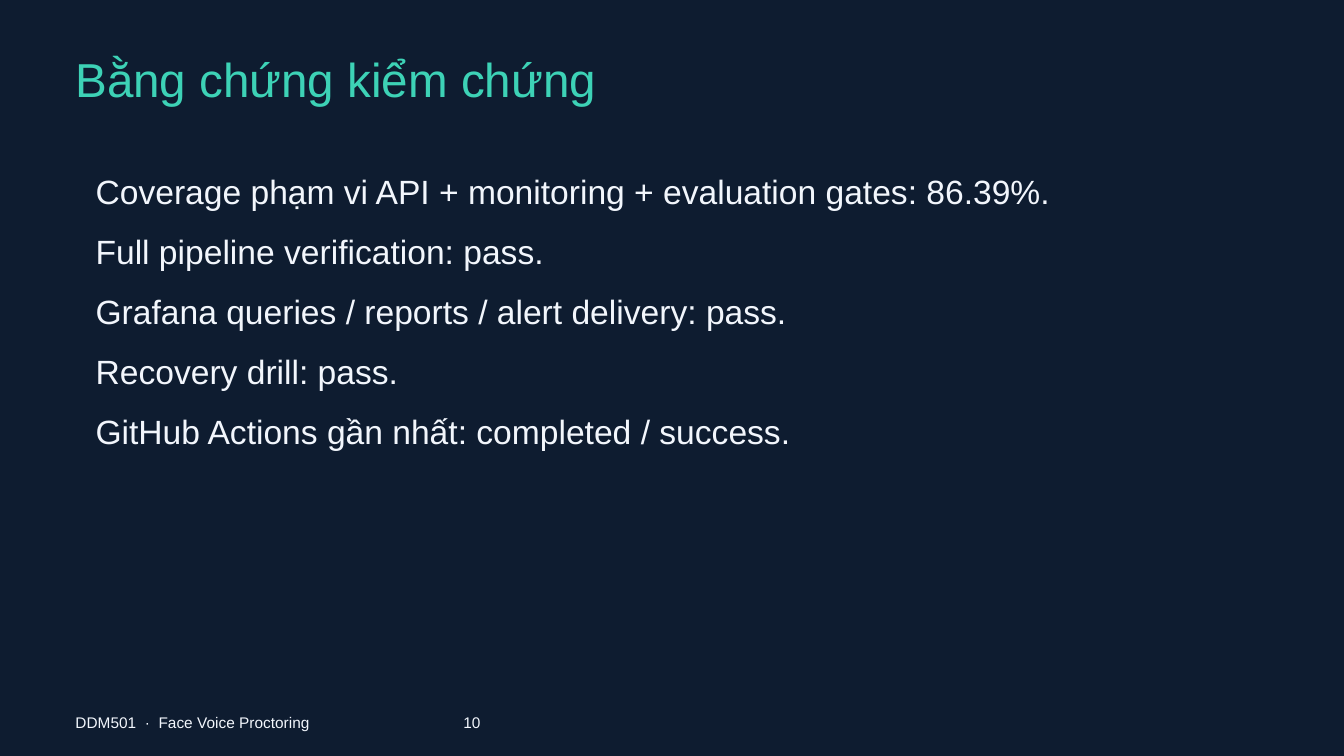
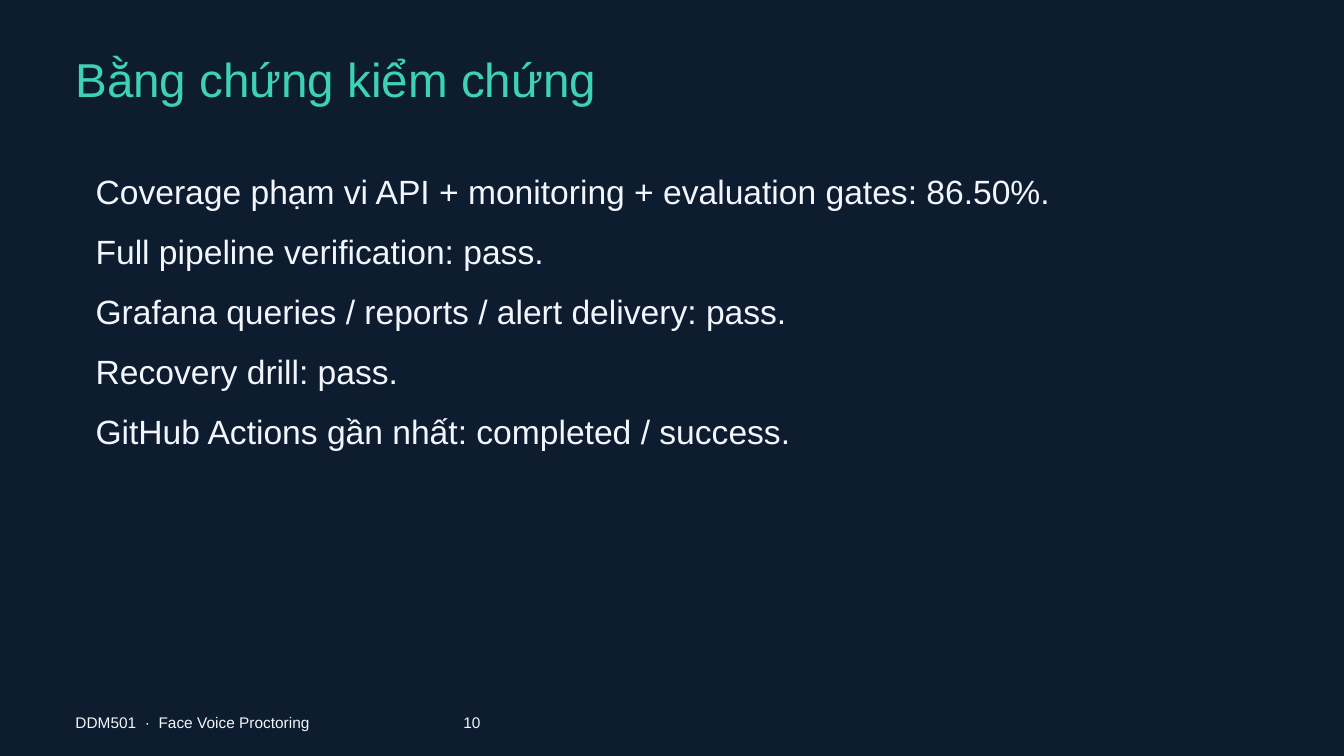
Before and after one commit to FSB-MSA36HN/DDM501-face-voice-proctoring, a slide deck: slide 10 of docs/DDM501_Face_Voice_Proctoring.pptx. Drawn at 1344x756 pixels with LibreOffice and Linux fonts; fonts in the diff are those of the drawing. Boxes give left, top, right and bottom in pixels: in the first picture for what was removed or moved away, otherwise in the second. Text is boxed around its words. In the diff, an @@ line names an element or a change of style, - is before the commit and + after.

```diff
--- a/docs/DDM501_Face_Voice_Proctoring.pptx
+++ b/docs/DDM501_Face_Voice_Proctoring.pptx
@@ text at bbox=[96, 179, 1049, 211]: text changed @@
-Coverage phạm vi API + monitoring + evaluation gates: 86.39%.
+Coverage phạm vi API + monitoring + evaluation gates: 86.50%.
```
Also in this commit, not shown: 1 other slide changed, 14 other files.
